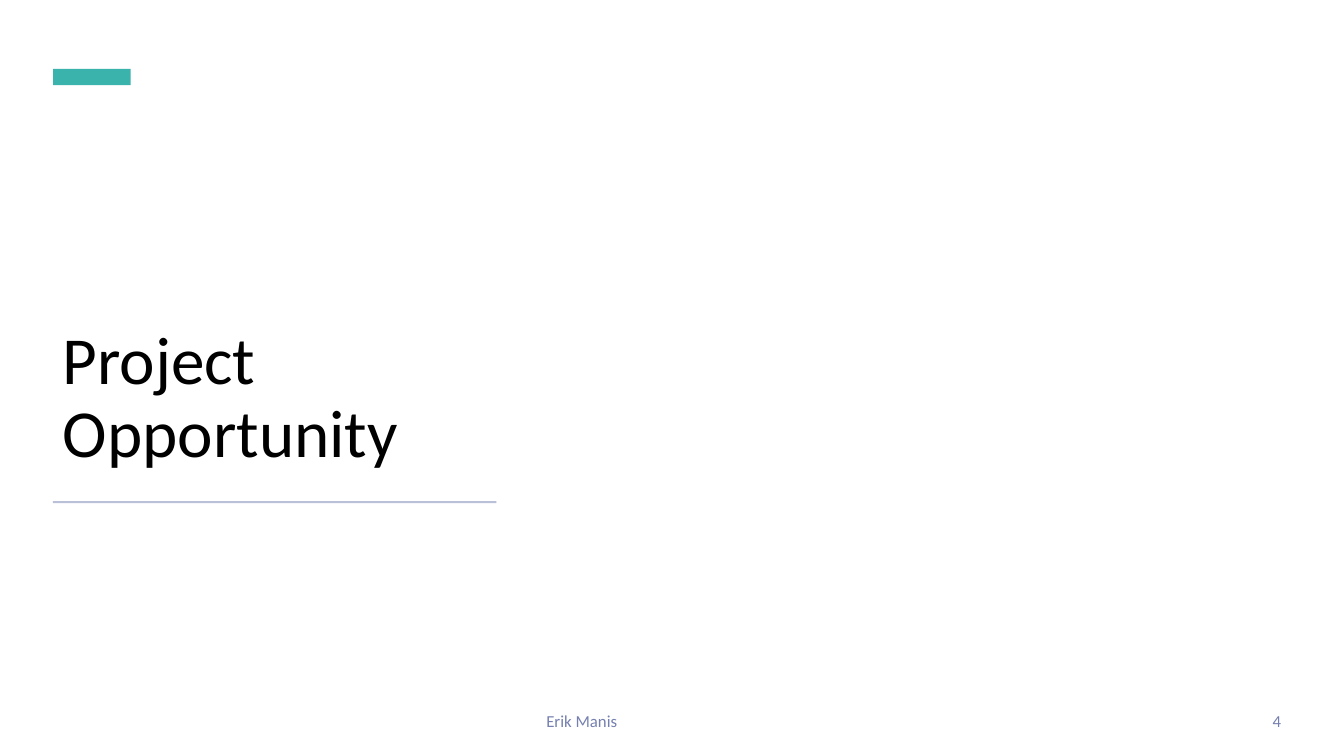
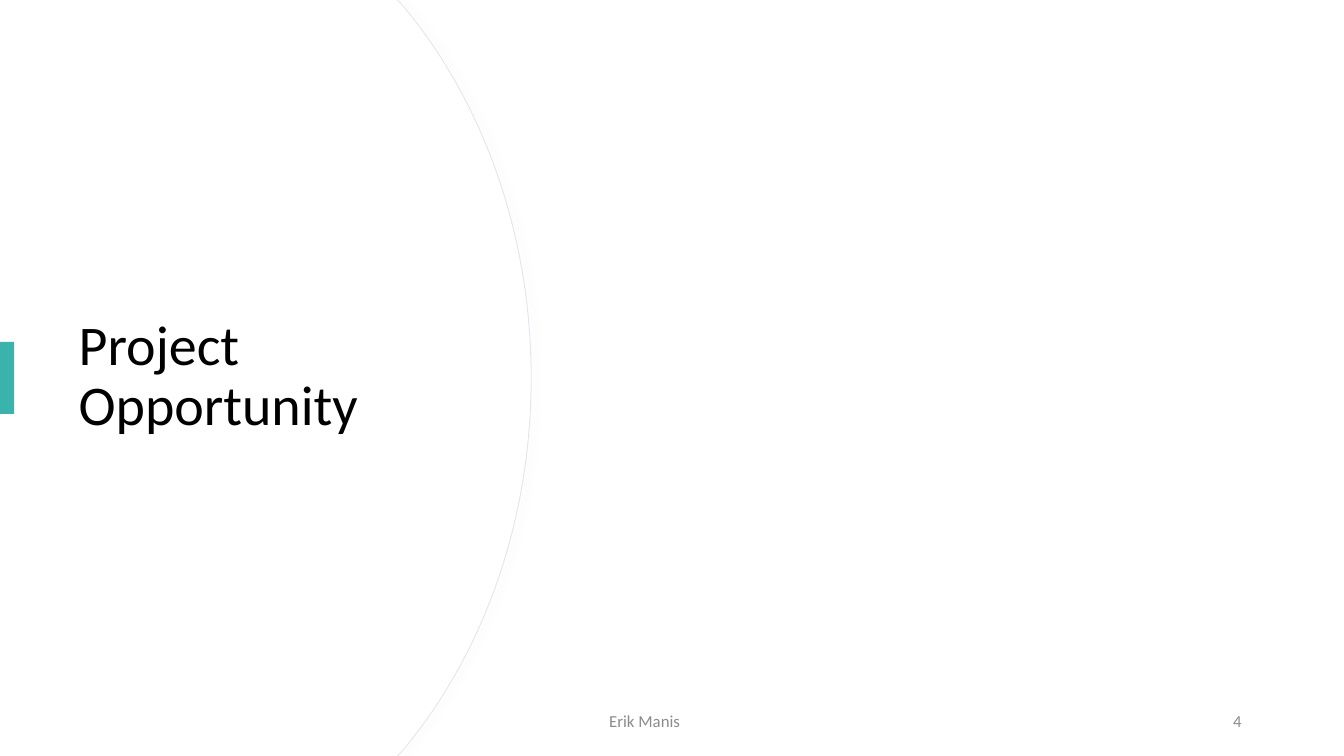
Before and after one commit to dirkt68/pl1-robotics, a slide deck: slide 4 of Presentations/Slides/Presentation_Feb_17.pptx. Drawn at 1344x756 pixels with LibreOffice and Linux fonts; fonts in the diff are those of the drawing. Boxes give left, top, right and bottom in pixels: in the first picture for what was removed or moved away, otherwise in the second. Text is boxed around its words. In the diff, an @@ line names an element or a change of style, - is before the commit and + after.

```diff
--- a/Presentations/Slides/Presentation_Feb_17.pptx
+++ b/Presentations/Slides/Presentation_Feb_17.pptx
@@ freeform shape added at box(0, 0, 531, 756), fill #FFFFFF, outline #E3E6EF 0.75 pt @@
@@ freeform shape added at box(0, 0, 530, 756), fill #FFFFFF @@
@@ rectangle removed at box(53, 69, 131, 85) @@
@@ title "Project Opportunity": place and size @@
-title "Project Opportunity" at box(63, 337, 398, 468)
+title "Project Opportunity" at box(79, 326, 358, 434)
@@ title "Project Opportunity" at box(79, 326, 358, 434): size 48 to 40 pt; vertical alignment bottom to middle @@
@@ rectangle added at box(0, 342, 14, 414), fill #3AB3AC @@
@@ rectangle removed at box(53, 501, 497, 503) @@
@@ text "Erik Manis": place and size @@
-text "Erik Manis" at box(546, 715, 618, 727)
+text "Erik Manis" at box(609, 715, 680, 727)
@@ text "Erik Manis" at box(609, 715, 680, 727): text colour #7580B0 to #8C8C8C @@
@@ page number at box(1233, 716, 1241, 727): text colour #7580B0 to #8C8C8C @@
@@ page number: place and size @@
-page number at box(1273, 716, 1281, 727)
+page number at box(1233, 716, 1241, 727)
```
Also in this commit, not shown: 2 other slides changed, 9 other files.
